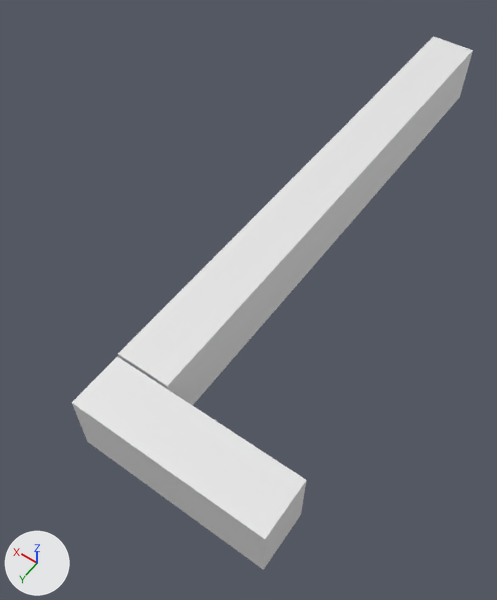
The glTF model dev/models/bar.glb as it was, and as the next commit left it.
Camera for both pictures: a camera (50 mm lens) standing at (-23.4, 15.1, 20.6) and looking at (-14.2, 2.2, 0.4). The lights are fixed; the arrows at lower left show +X, +Y and +Z. Vertices at the same position are counted once.

In view in the first picture: 'Bar'.
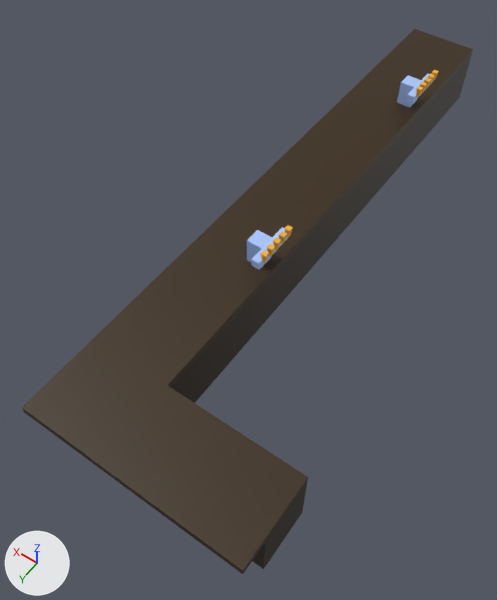
Location of each change, [x1, y1, x2, y2] in pixels of the pictures (497 x 600 px):
'Bar', reshaped, moved, rescaled (12% wider)
    before: [72, 36, 473, 570]
    after: [22, 29, 473, 574]
part 1 of me_cube_002, built on
    before: [72, 36, 473, 570]
    after: [247, 70, 439, 269]
part 2 of me_cube_002, added (brown)
    after: [22, 29, 473, 574]

What changed in the scene script:
```text
Add img_dw_1_color_palette___color_hex_com___gradient:
    img_dw_1_color_palette___color_hex_com___gradient = load_image('DW 1 Color Palette - color-hex.com - gradient', '_unpacked/DW_1_Color_Palette_-_color-hex.com_-_gradient', 900, 600, 'sRGB')
Add mat_gradientmaterial:
    mat_gradientmaterial = principled_material('GradientMaterial')
    mat_gradientmaterial.texture = img_dw_1_color_palette___color_hex_com___gradient
Change me_cube_002:
    used by ob_bar; location = (-14.11, -3.28, 1.09)
    remove me_cube_002.from_pydata(...)  # 16 vertices, 24 faces; spans x -6.0..1.0, y -11.0..13.1, z -1.0..1.6
    add me_cube_002.from_pydata(...)  # 162 vertices, 264 faces; spans x -95.9..51.7, y -286.0..175.9, z -66.3..6.0
    me_cube_002 part 1: the whole mesh is rebuilt
    me_cube_002 part 2
    24 vertices are added at x -95.9..51.7, y -286.0..175.9, z -66.3..-18.3
    10 new vertices lie (0.0, 38.1, 0.0) away from vertices in x -95.9..51.7, y 119.4..137.8, z -66.3..-18.3
    56 new faces join them
    add me_cube_002.materials.append(mat_gradientmaterial)  # picture img_dw_1_color_palette___color_hex_com___gradient
Change ob_bar:
    ob_bar.location: (-14.11, -3.28, 1.09) -> (-14.92, 1.24, 3.69)
    ob_bar.scale: (1.0, 1.0, 1.0) -> (0.0543, 0.0543, 0.0543)
```
